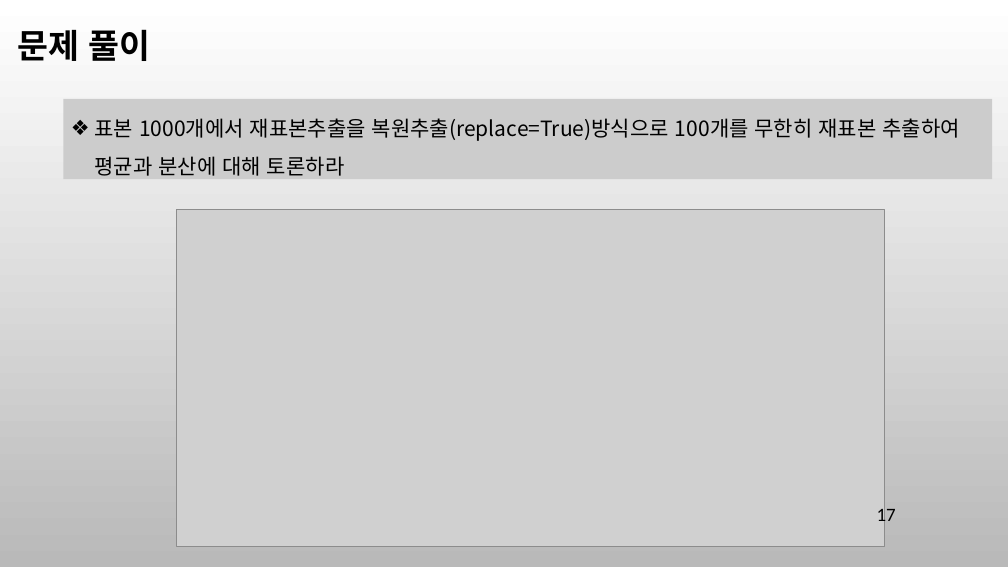
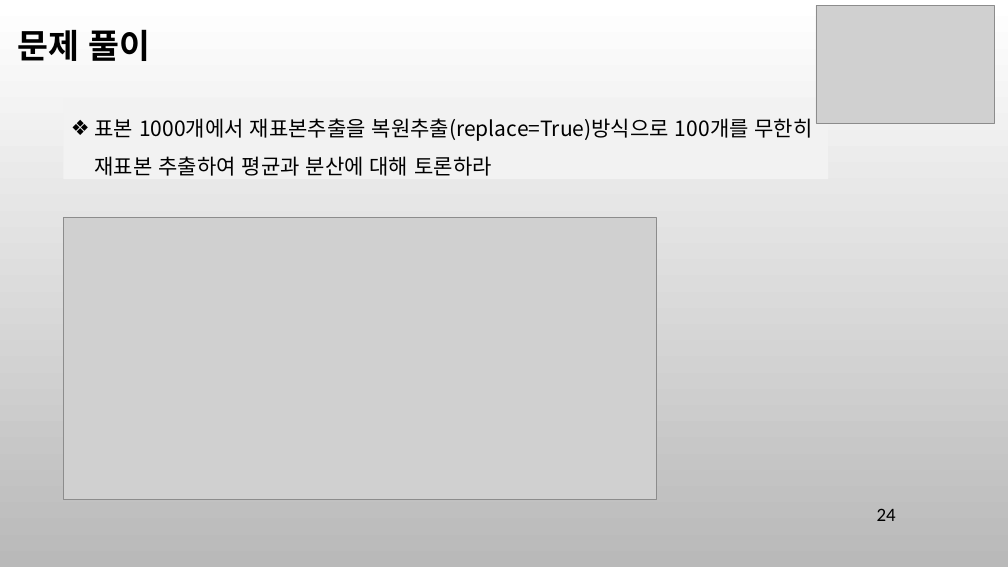
Before and after one commit to ancestor9/mathematics-for-machine-learning, a slide deck: slide 24 of 8_Modeling & Simulation.pptx (slide 17 before the commit). Drawn at 1008x567 pixels with LibreOffice and Linux fonts; fonts in the diff are those of the drawing; grey boxes stand for pictures; background and template pictures are left out. Boxes give left, top, right and bottom in pixels: in the first picture for what was removed or moved away, otherwise in the second. Text is boxed around its words. In the diff, an @@ line names an element or a change of style, - is before the commit and + after.

```diff
--- a/8_Modeling & Simulation.pptx
+++ b/8_Modeling & Simulation.pptx
@@ picture added at [816,5,994,123] @@
@@ rectangle "표본 1000개에서 재표본추출을 복원추출(replace=True)방식으로 100개를 ...": place and size @@
-rectangle "표본 1000개에서 재표본추출을 복원추출(replace=True)방식으로 100개를 ..." at [64,99,992,179]
+rectangle "표본 1000개에서 재표본추출을 복원추출(replace=True)방식으로 100개를 ..." at [64,99,829,179]
@@ rectangle "표본 1000개에서 재표본추출을 복원추출(replace=True)방식으로 100개를 ..." at [64,99,829,179]: fill #CCCCCC to #F2F2F2 @@
@@ picture: place and size @@
-picture at [177,209,885,547]
+picture at [64,217,656,499]
@@ page number at [877,508,896,521]: text changed @@
-17
+24
```
Also in this commit, not shown: 11 other slides changed, 8 slides added, 2 slides removed.
